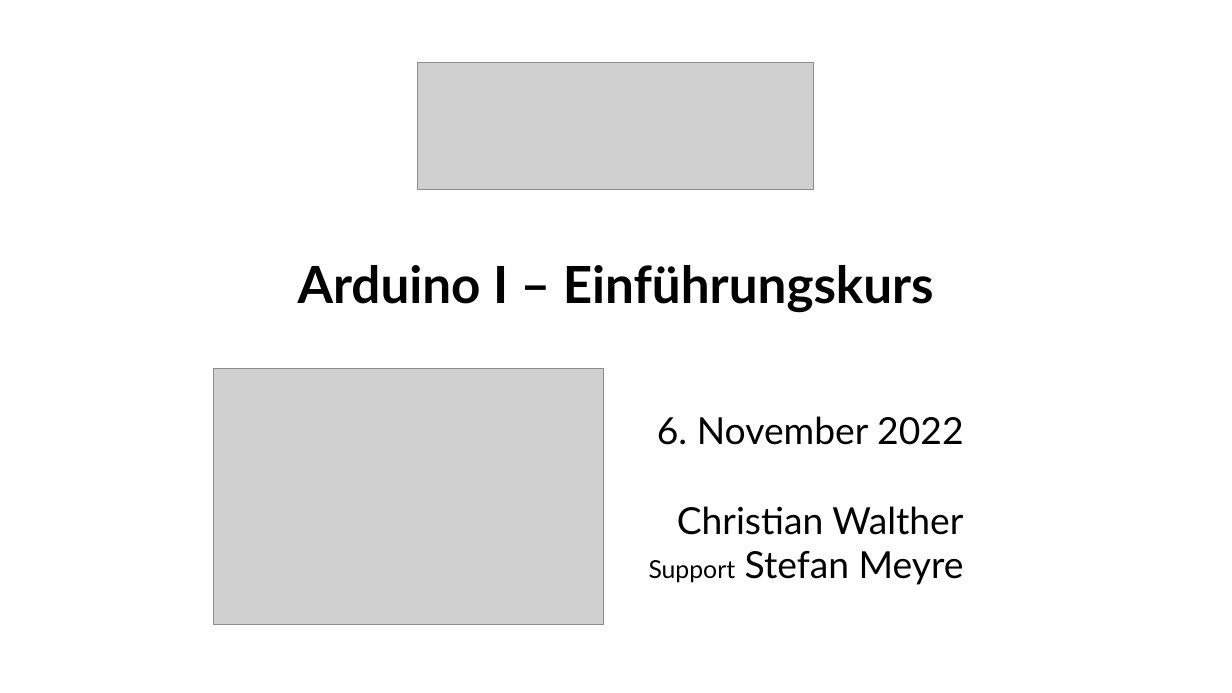
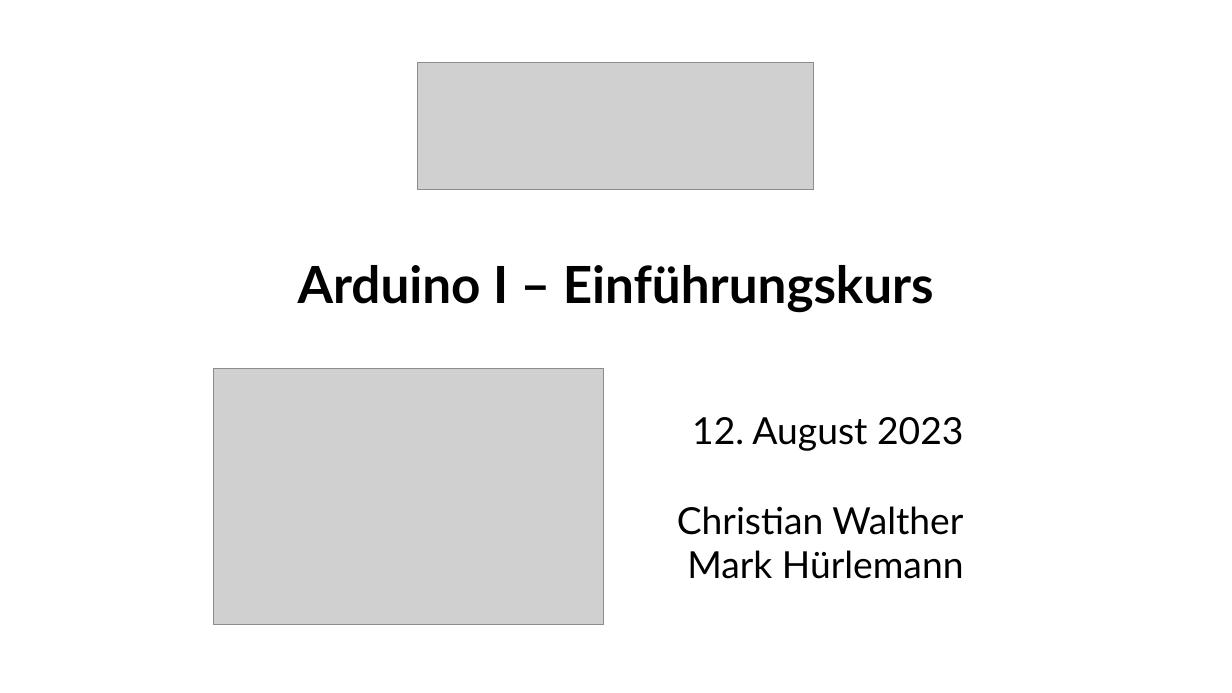
Before and after one commit to fablabwinti/workshop-arduino-1, a slide deck: slide 1 of ArduinoI.odp. Drawn at 1232x693 pixels with LibreOffice and Linux fonts; fonts in the diff are those of the drawing; grey boxes stand for pictures. Boxes give left, top, right and bottom in pixels: in the first picture for what was removed or moved away, otherwise in the second. Text is boxed around its words. In the diff, an @@ line names an element or a change of style, - is before the commit and + after.

```diff
--- a/ArduinoI.odp
+++ b/ArduinoI.odp
@@ text "12. August 2023": place and size @@
-text "12. August 2023" at (649,416,964,585)
+text "12. August 2023" at (677,417,964,579)
@@ text at (692,417,963,451): text changed @@
-6. November 2022
+12. August 2023
@@ text at (687,550,964,579): text changed @@
-Support Stefan Meyre
+Mark Hürlemann
```
Also in this commit, not shown: 1 other slide changed, 1 other file.
